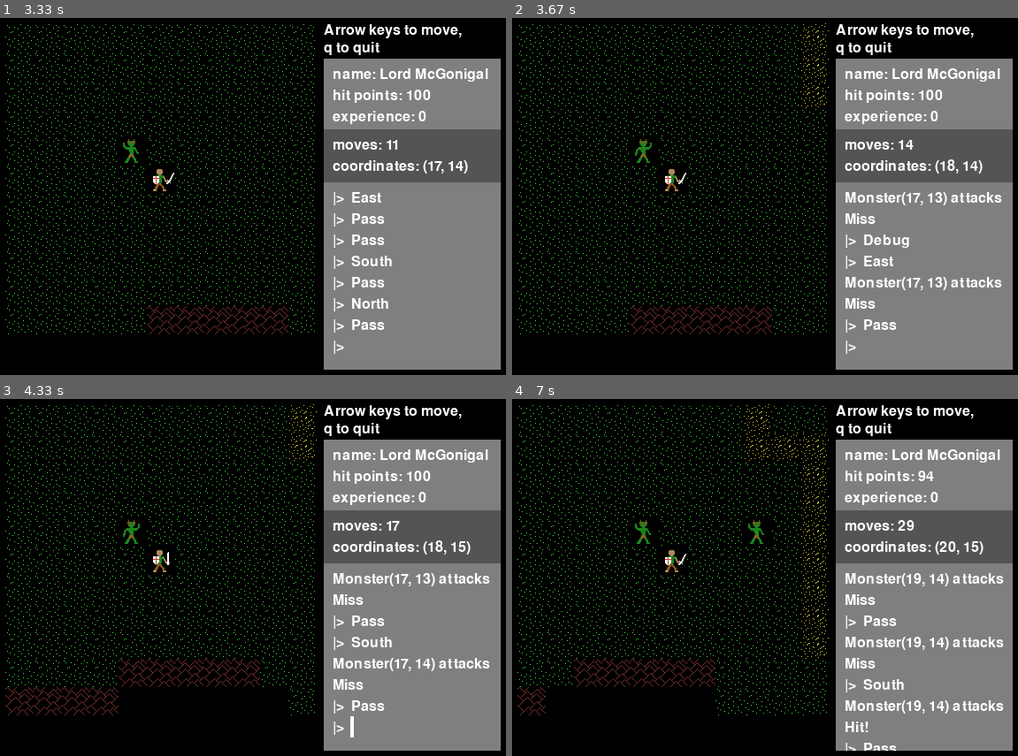
Above: before the commit, frames 1-4 (two rows, left to right).
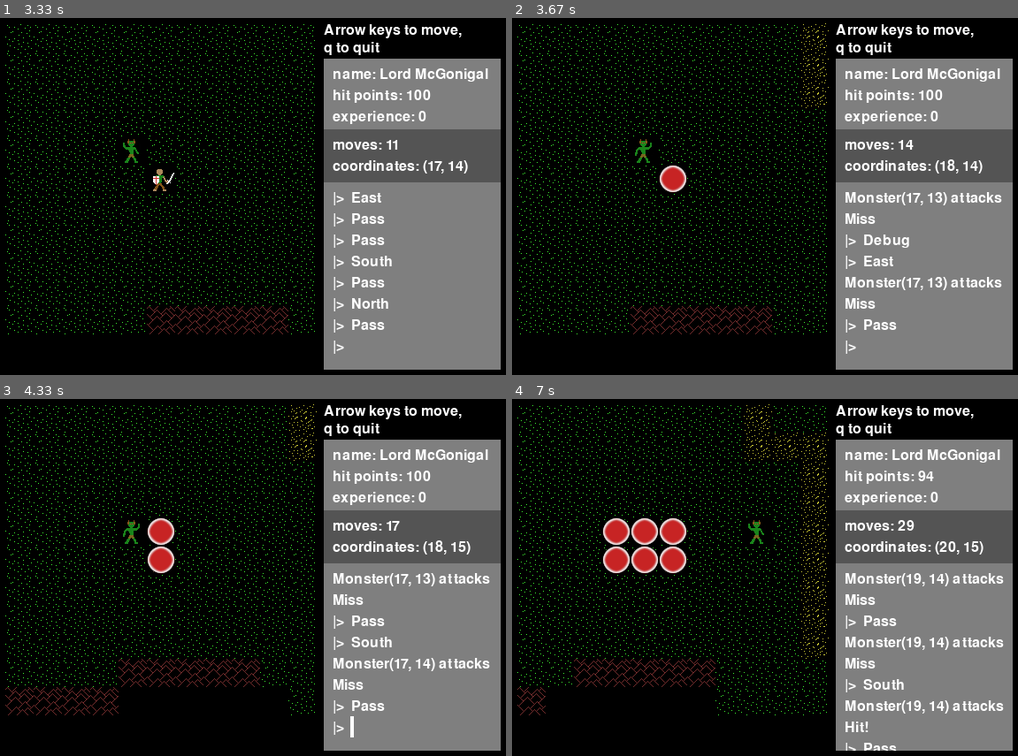
Above: after the commit, the same moments.

Repository: josh-reynolds/Python
Game: pygame game, started from pygame/nulltima/demo.py
Same seed, same stepped clock (60 frames per second), same inputs: the game is played once before the commit and once after it.
Inputs:
- Up to frame 1 (3.33 s): hold Right 0.33-0.8 s; hold Up 0.83-1.13 s; tap Space at 0.9, 1.23, 1.53, 2.3, 3.07 s; hold Right 1.17-1.63 s; hold D 1.17-1.63 s; hold Down 2.23-2.53 s; hold Up from 3 s (still down)
- Up to frame 2 (3.67 s): release Up at 3.37 s; hold Right from 3.4 s (still down); hold D from 3.4 s (still down); tap Space at 3.47 s
- Up to frame 3 (4.33 s): tap Space at 3.77, 4.13 s; release Right at 4.03 s; release D at 4.03 s; hold Down from 4.07 s (still down)
- Up to frame 4 (7 s): release Down at 4.43 s; hold Right 4.97-5.43 s; hold D 4.97-5.43 s; tap Space at 5.03, 5.33, 5.53, 5.87, 6.17, 6.93 s; hold Up 5.47-5.77 s; hold Right 5.8-6.27 s; hold D 5.8-6.27 s; hold Down from 6.87 s (still down)

Frame 1 is identical in both runs. In frame 2, 0.3% of the frame differs, in the area x 29-35%, y 41-50%; in frame 3, 0.6%; in frame 4, 1.9%, in the area x 17-35%, y 33-50%.

Commit message:
Adding an image to MeleeAttack and drawing from game loop

Diff:
--- a/pygame/nulltima/actions.py
+++ b/pygame/nulltima/actions.py
@@ -74,7 +74,7 @@
             if monster.pos == coordinate:
                 print("Attacking {}".format(monster))
                 self.target.attack(monster)
-                game.Game.level.effects.append(effects.MeleeAttack(coordinate))
+                game.Game.level.effects.append(effects.MeleeAttack(coordinate, game.Game.level))
                 return
         print("No target")
 
--- a/pygame/nulltima/effects.py
+++ b/pygame/nulltima/effects.py
@@ -1,15 +1,27 @@
-
+import pygame
+import game
 
 
 class Effect:
     pass
 
+# starting to look a lot like an Actor...
 class MeleeAttack(Effect):
-    def __init__(self, pos):
-        self.pos = pos
+    image = None
+
+    def __init__(self, coordinate, level):
+        self.pos = coordinate
+        self.level = level
+        if not MeleeAttack.image:
+            MeleeAttack.image = pygame.image.load("./images/attack.png")
+        self.image = MeleeAttack.image
 
     def update(self):
         pass
 
     def draw(self):
-        pass
+        if self.level.grid.can_view(self.pos):
+            grid_coord = self.level.grid.from_world(self.pos)
+            screen_coord = self.level.grid.to_screen(grid_coord)
+            #game.Game.screen.blit(self.images[self.current_image], screen_coord)
+            game.Game.screen.blit(self.image, screen_coord)
--- a/pygame/nulltima/monsters.py
+++ b/pygame/nulltima/monsters.py
@@ -43,7 +43,7 @@
                 self.attack(game.Game.level.player)
 
     def attack(self, target):
-        game.Game.level.effects.append(effects.MeleeAttack(target.pos))
+        game.Game.level.effects.append(effects.MeleeAttack(target.pos, self.level))
         if random.random() < 0.5:
             target.hit_points -= 1
             game.Game.message_queue.append(('Hit!', False))
Binary file added: pygame/nulltima/images/attack.png
